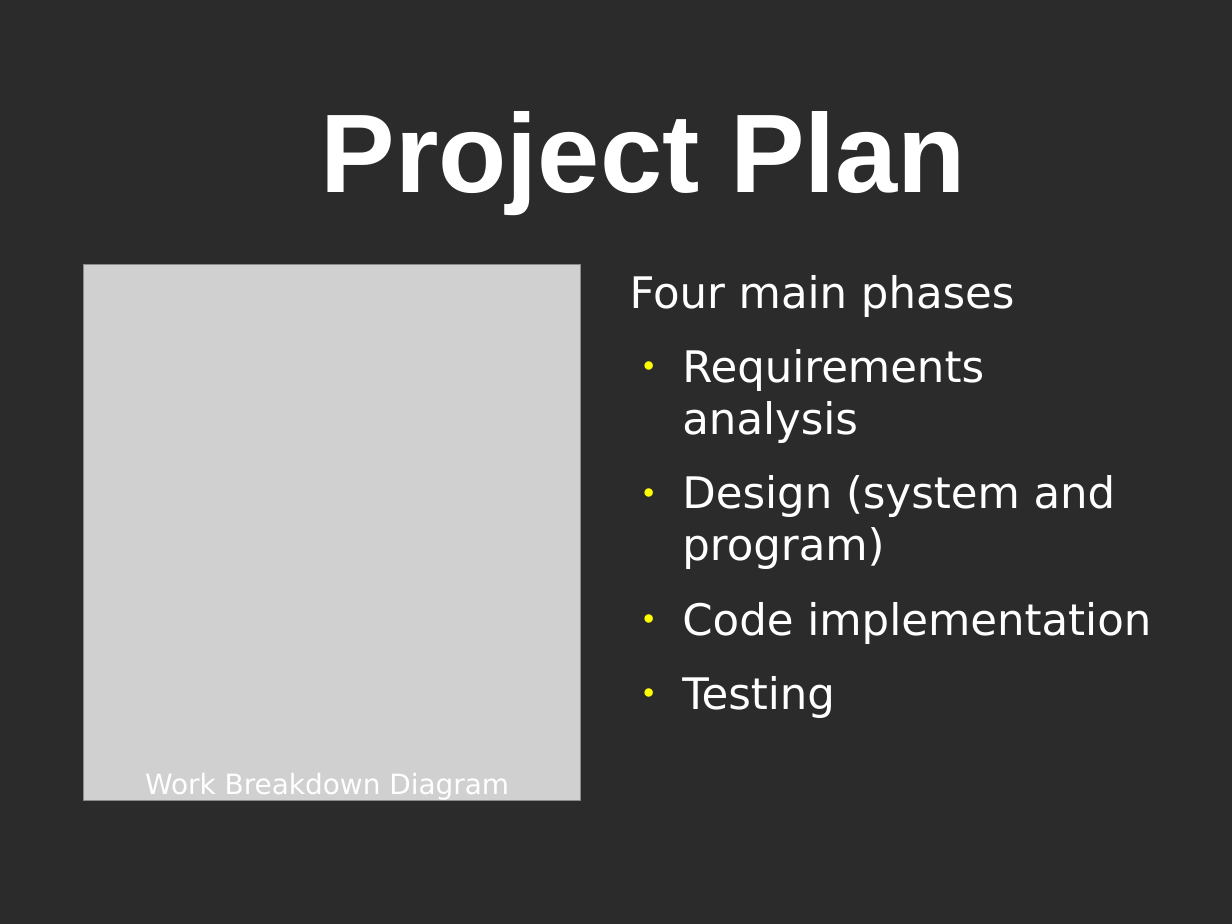
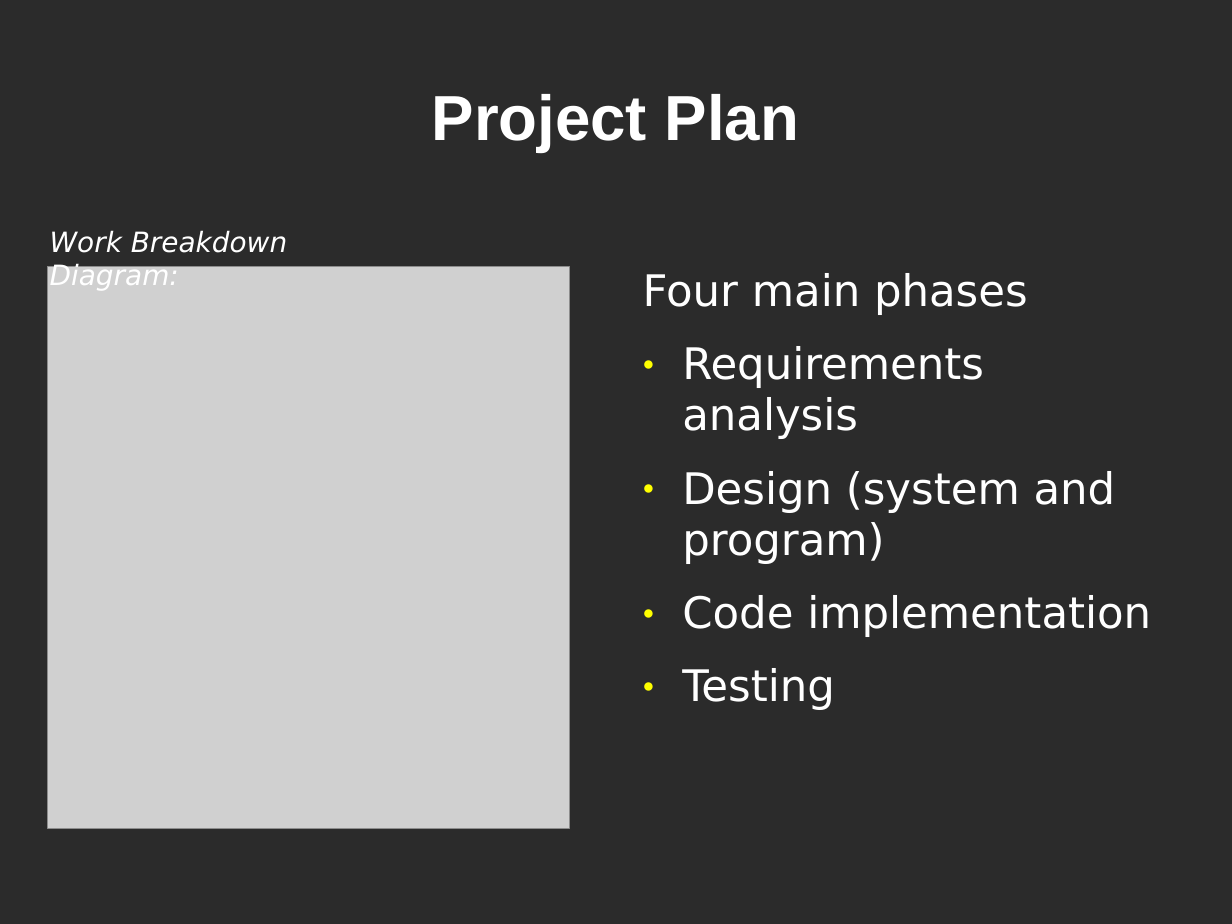
Before and after one commit to CoNetPad/CoNetPad, a slide deck: slide 9 of docs/Deliverable1/Presentation/Presentation1.odp (slide 7 before the commit). Drawn at 1232x924 pixels with LibreOffice and Linux fonts; fonts in the diff are those of the drawing; grey boxes stand for pictures; background and template pictures are left out; a plain dark background stands for a picture behind light text. Boxes give left, top, right and bottom in pixels: in the first picture for what was removed or moved away, otherwise in the second. Text is boxed around its words. In the diff, an @@ line names an element or a change of style, - is before the commit and + after.

Commit message:
Added Project Plan section to presentation. Minor edits of other sections.

```diff
--- a/docs/Deliverable1/Presentation/Presentation1.odp
+++ b/docs/Deliverable1/Presentation/Presentation1.odp
@@ title "Project Plan": place and size @@
-title "Project Plan" at (321, 111, 966, 212)
+title "Project Plan" at (432, 94, 799, 152)
@@ title "Project Plan" at (432, 94, 799, 152): size 72 to 41 pt; indent changed; line spacing 1.5 to 1.04 @@
@@ text at (50, 230, 287, 290): text changed; italic on @@
-Work Breakdown Diagram
+Work Breakdown Diagram:
@@ picture: place and size @@
-picture at (84, 265, 581, 802)
+picture at (48, 266, 570, 828)
@@ text "Four main phases" at (643, 273, 1151, 710): indent changed; line spacing 1 to 0.98 @@
```
Also in this commit, not shown: 13 other slides changed, 3 slides added, 2 slides removed, 1 other file.
